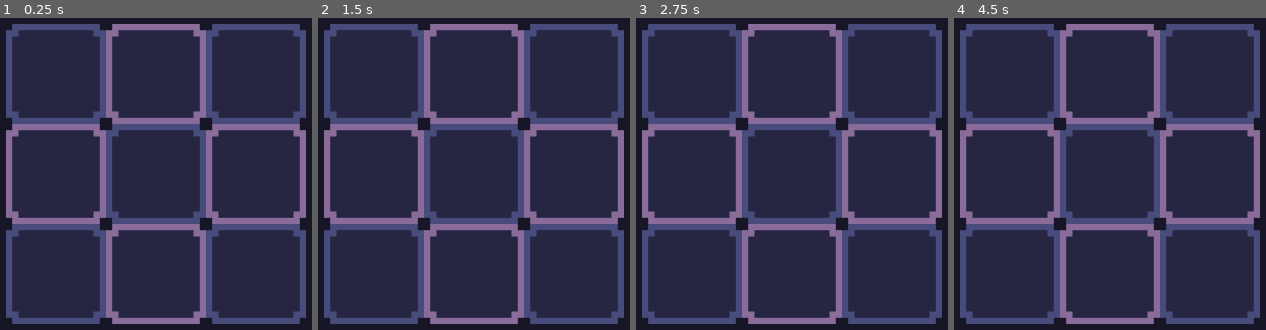
Above: before the commit, frames 1-4 (left to right).
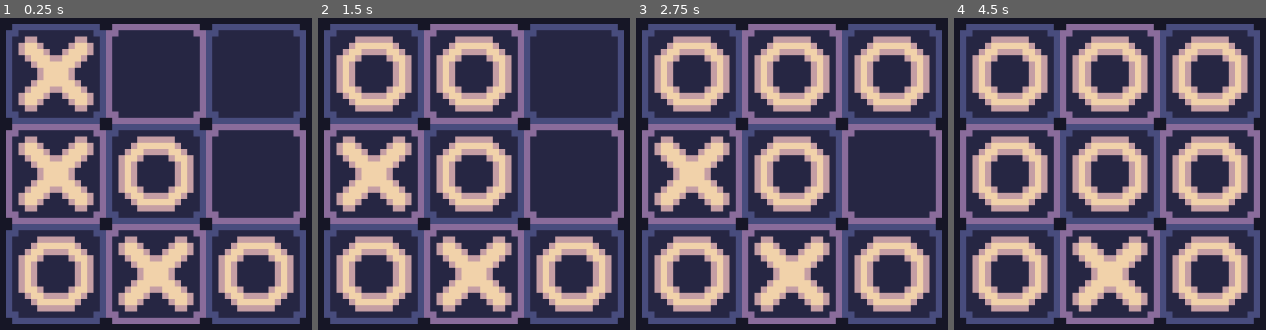
Above: after the commit, the same moments.

Repository: CasualShrub/TacTic
Game: Godot game, scene res://Scenes/DefaultScene.tscn
Two runs of this game, one before a commit and one after it. Both use one fixed random seed, a clock stepped at 60 frames per second and the inputs below.
Inputs (mouse positions are in pixels of both pictures, inside the frame that each line leads up to):
- Up to frame 1 (0.25 s): no input
- Up to frame 2 (1.5 s): tap Enter at 0.5 s; move the mouse to (374, 74) at 0.52 s; click (374, 74) at 0.6 s; tap Space at 1.25 s; move the mouse to (474, 74) at 1.27 s; click (474, 74) at 1.35 s
- Up to frame 3 (2.75 s): tap Enter at 2 s; move the mouse to (891, 74) at 2.02 s; click (891, 74) at 2.1 s
- Up to frame 4 (4.5 s): tap Space at 2.75, 4.25 s; move the mouse to (1010, 174) at 2.77 s; click (1010, 174) at 2.85 s; tap Enter at 3.5 s; move the mouse to (1110, 174) at 3.52 s; click (1110, 174) at 3.6 s; move the mouse to (1209, 174) at 4.27 s; click (1209, 174) at 4.35 s

The runs differ from the first frame. In frame 1, 23% of the frame differs, in the area x 5-95%, y 5-95%; in frame 2, 27%; in frame 3, 30%; in frame 4, 34%.

Commit message:
Added ObjectSprite with states X and O

Diff:
--- a/TacTic/Scenes/DefaultScene.tscn
+++ b/TacTic/Scenes/DefaultScene.tscn
@@ -1,9 +1,11 @@
-[gd_scene load_steps=2 format=2]
+[gd_scene load_steps=3 format=2]
 
 [ext_resource path="res://Scenes/TileGrid.tscn" type="PackedScene" id=1]
+[ext_resource path="res://Scripts/DefaultScene.gd" type="Script" id=2]
 
 [node name="DefaultScene" type="Node2D"]
 scale = Vector2( 8, 8 )
+script = ExtResource( 2 )
 
 [node name="ColorRect" type="ColorRect" parent="."]
 margin_right = 128.0
--- a/TacTic/Scenes/Tile.tscn
+++ b/TacTic/Scenes/Tile.tscn
@@ -1,7 +1,8 @@
-[gd_scene load_steps=4 format=2]
+[gd_scene load_steps=5 format=2]
 
 [ext_resource path="res://SpriteFrames/Tile_SF.tres" type="SpriteFrames" id=1]
 [ext_resource path="res://Scripts/Tile.gd" type="Script" id=2]
+[ext_resource path="res://SpriteFrames/Shape_SF.tres" type="SpriteFrames" id=3]
 
 [sub_resource type="RectangleShape2D" id=1]
 extents = Vector2( 8, 8 )
@@ -14,8 +15,14 @@
 frames = ExtResource( 1 )
 animation = "variant0"
 
+[node name="ObjectSprite" type="AnimatedSprite" parent="."]
+frames = ExtResource( 3 )
+animation = "empty"
+
 [node name="CollisionShape2D" type="CollisionShape2D" parent="."]
 visible = false
 shape = SubResource( 1 )
 
 [connection signal="input_event" from="." to="." method="_on_Tile_input_event"]
+[connection signal="mouse_entered" from="." to="." method="_on_Tile_mouse_entered"]
+[connection signal="mouse_exited" from="." to="." method="_on_Tile_mouse_exited"]
--- /dev/null
+++ b/TacTic/Scripts/DefaultScene.gd
@@ -0,0 +1,5 @@
+extends Node2D
+
+
+func _ready():
+	$TileGrid.design_game_start()
--- a/TacTic/Scripts/Tile.gd
+++ b/TacTic/Scripts/Tile.gd
@@ -1,13 +1,33 @@
 extends Area2D
 
+var variant = 0
+var has_object = false
+var is_hovered = false
 
 func set_variant(value):
-	$BackgroundSprite.play("variant%d" % value)
+	variant = value
+	$BackgroundSprite.play("variant%d" % variant)
 
+func set_shape(value):
+	has_object = true;
+	$ObjectSprite.play("%s" % value)
 
-func _on_Tile_input_event(viewport, event, shape_idx):
+func _on_Tile_input_event(_viewport, event, _shape_idx):
+	if is_hovered:
+		if event.is_pressed():
+			$BackgroundSprite.play("variant%d_clicked" % variant)
+		elif (event is InputEventMouseButton && event.is_action_released("click")):
+			$BackgroundSprite.play("variant%d" % variant)
+			set_shape("O")
 
-	if event.is_pressed():
-		print("clicked %s" % self.name)
-	#Handle clicking the tile
-	pass
+	print("clicked %s" % self.name)
+
+func _on_Tile_mouse_entered():
+	is_hovered = true
+	if !has_object:
+		$BackgroundSprite.play("variant%d_hovered" % variant)
+
+func _on_Tile_mouse_exited():
+	is_hovered = false
+	if !has_object:
+		$BackgroundSprite.play("variant%d" % variant)
--- a/TacTic/Scripts/TileGrid.gd
+++ b/TacTic/Scripts/TileGrid.gd
@@ -16,3 +16,11 @@
 func design_tiles():
 	for i in range(tileArray.size()):
 		tileArray[i].set_variant(i%2)
+
+func design_game_start():
+	tileArray[0].set_shape("X")
+	tileArray[3].set_shape("X")
+	tileArray[4].set_shape("O")
+	tileArray[6].set_shape("O")
+	tileArray[7].set_shape("X")
+	tileArray[8].set_shape("O")
--- /dev/null
+++ b/TacTic/SpriteFrames/Shape_SF.tres
@@ -0,0 +1,29 @@
+[gd_resource type="SpriteFrames" load_steps=4 format=2]
+
+[ext_resource path="res://Art/Shapes.png" type="Texture" id=1]
+
+[sub_resource type="AtlasTexture" id=1]
+atlas = ExtResource( 1 )
+region = Rect2( 16, 32, 16, 16 )
+
+[sub_resource type="AtlasTexture" id=2]
+atlas = ExtResource( 1 )
+region = Rect2( 32, 16, 16, 16 )
+
+[resource]
+animations = [ {
+"frames": [ SubResource( 1 ) ],
+"loop": true,
+"name": "O",
+"speed": 5.0
+}, {
+"frames": [ SubResource( 2 ) ],
+"loop": true,
+"name": "X",
+"speed": 5.0
+}, {
+"frames": [  ],
+"loop": true,
+"name": "empty",
+"speed": 5.0
+} ]
--- a/TacTic/SpriteFrames/Tile_SF.tres
+++ b/TacTic/SpriteFrames/Tile_SF.tres
@@ -6,9 +6,25 @@
 atlas = ExtResource( 1 )
 region = Rect2( 16, 48, 16, 16 )
 
+[sub_resource type="AtlasTexture" id=5]
+atlas = ExtResource( 1 )
+region = Rect2( 32, 32, 16, 16 )
+
+[sub_resource type="AtlasTexture" id=3]
+atlas = ExtResource( 1 )
+region = Rect2( 48, 48, 16, 16 )
+
 [sub_resource type="AtlasTexture" id=2]
 atlas = ExtResource( 1 )
 region = Rect2( 0, 48, 16, 16 )
+
+[sub_resource type="AtlasTexture" id=6]
+atlas = ExtResource( 1 )
+region = Rect2( 48, 32, 16, 16 )
+
+[sub_resource type="AtlasTexture" id=4]
+atlas = ExtResource( 1 )
+region = Rect2( 32, 48, 16, 16 )
 
 [resource]
 animations = [ {
@@ -17,8 +33,28 @@
 "name": "variant0",
 "speed": 5.0
 }, {
+"frames": [ SubResource( 5 ) ],
+"loop": true,
+"name": "variant0_clicked",
+"speed": 5.0
+}, {
+"frames": [ SubResource( 3 ) ],
+"loop": true,
+"name": "variant0_hovered",
+"speed": 5.0
+}, {
 "frames": [ SubResource( 2 ) ],
 "loop": true,
 "name": "variant1",
 "speed": 5.0
+}, {
+"frames": [ SubResource( 6 ) ],
+"loop": true,
+"name": "variant1_clicked",
+"speed": 5.0
+}, {
+"frames": [ SubResource( 4 ) ],
+"loop": true,
+"name": "variant1_hovered",
+"speed": 5.0
 } ]
--- a/TacTic/project.godot
+++ b/TacTic/project.godot
@@ -22,6 +22,14 @@
 
 common/drop_mouse_on_gui_input_disabled=true
 
+[input]
+
+click={
+"deadzone": 0.5,
+"events": [ Object(InputEventMouseButton,"resource_local_to_scene":false,"resource_name":"","device":-1,"alt":false,"shift":false,"control":false,"meta":false,"command":false,"button_mask":0,"position":Vector2( 0, 0 ),"global_position":Vector2( 0, 0 ),"factor":1.0,"button_index":1,"pressed":false,"doubleclick":false,"script":null)
+ ]
+}
+
 [physics]
 
 common/enable_pause_aware_picking=true
Binary file changed: TacTic/Art/Shapes.png
Not shown: 1 places in TacTic/SpriteFrames/Tile_SF.tres that only renumber resources
